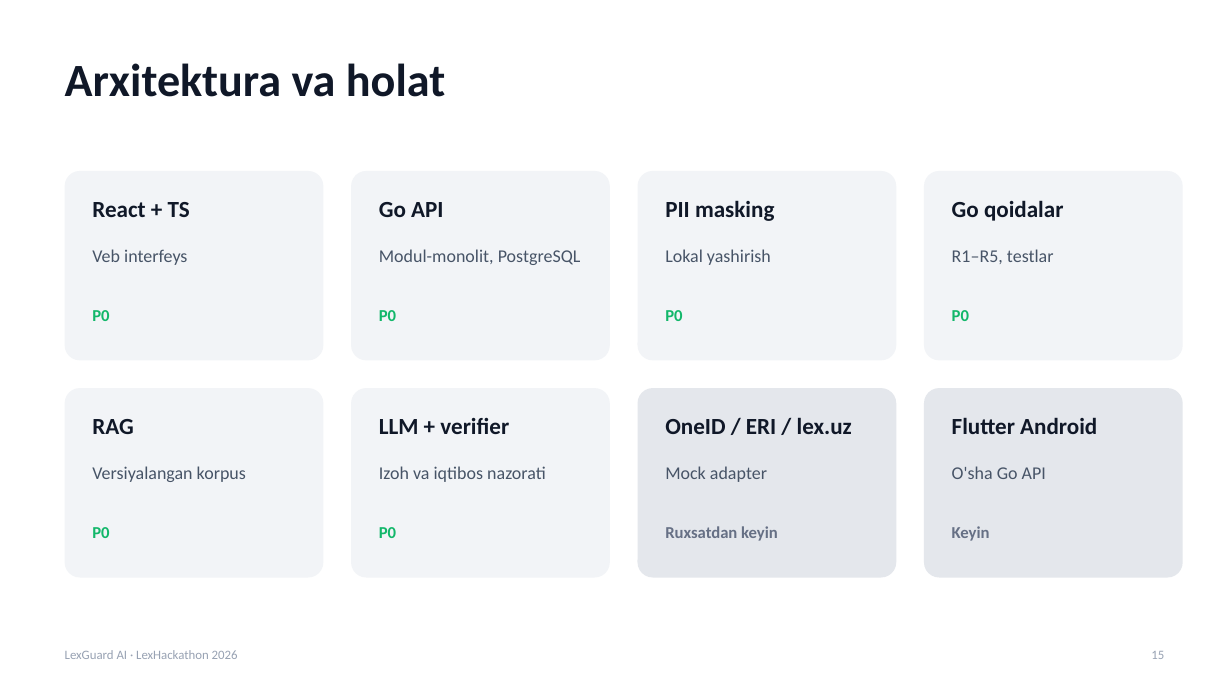
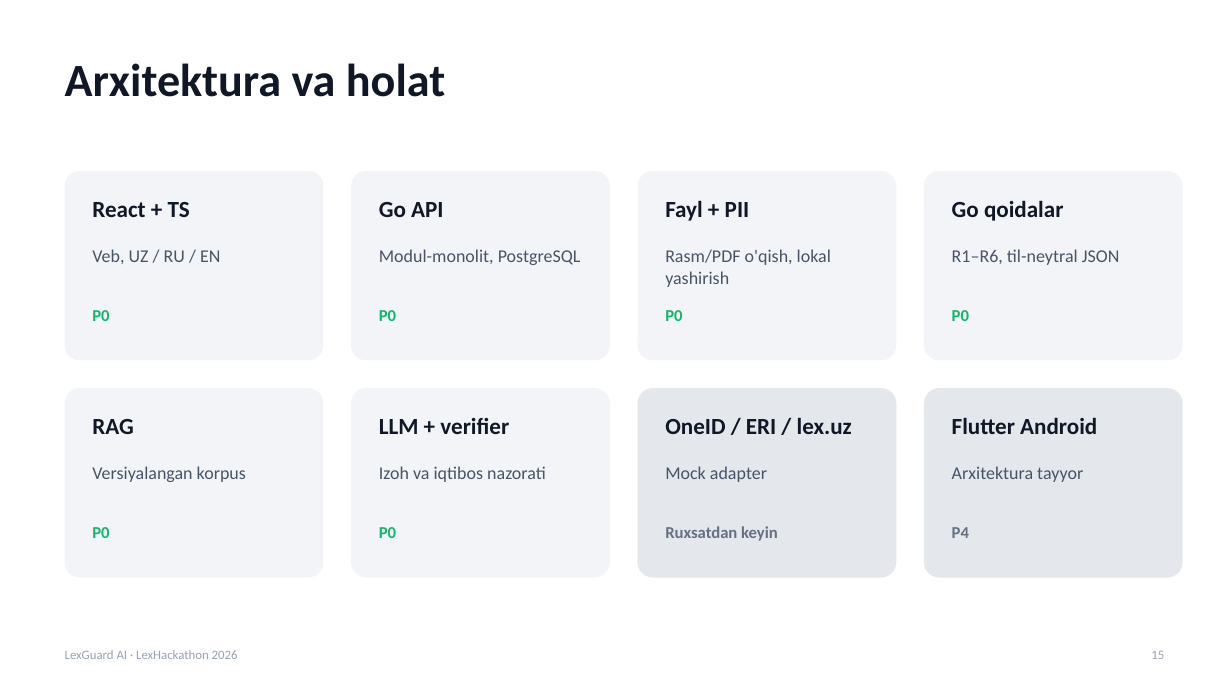
Before and after one commit to Vafoyev/LexHackaton_DNK_CODE, a slide deck: slide 15 of presentation/LexGuard-AI-Taqdimot.pptx. Drawn at 1232x693 pixels with LibreOffice and Linux fonts; fonts in the diff are those of the drawing. Boxes give left, top, right and bottom in pixels: in the first picture for what was removed or moved away, otherwise in the second. Text is boxed around its words. In the diff, an @@ line names an element or a change of style, - is before the commit and + after.

```diff
--- a/presentation/LexGuard-AI-Taqdimot.pptx
+++ b/presentation/LexGuard-AI-Taqdimot.pptx
@@ text at (665, 200, 750, 221): text changed @@
-PII masking
+Fayl + PII
@@ text at (92, 249, 220, 264): text changed @@
-Veb interfeys
+Veb, UZ / RU / EN
@@ text at (665, 249, 831, 287): text changed @@
-Lokal yashirish
+Rasm/PDF o'qish, lokal yashirish
@@ text at (952, 249, 1120, 265): text changed @@
-R1–R5, testlar
+R1–R6, til-neytral JSON
@@ text at (952, 466, 1083, 482): text changed @@
-O'sha Go API
+Arxitektura tayyor
@@ text at (952, 527, 969, 538): text changed @@
-Keyin
+P4
```
Also in this commit, not shown: 11 other slides changed, 5 other files.
